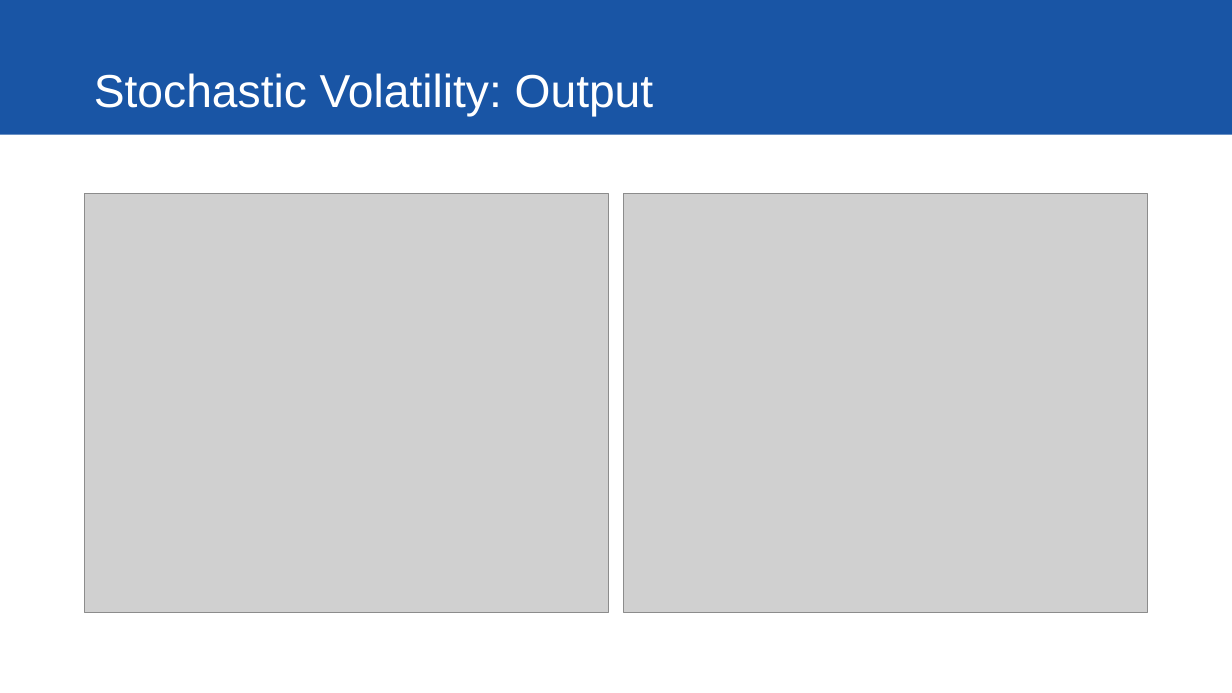
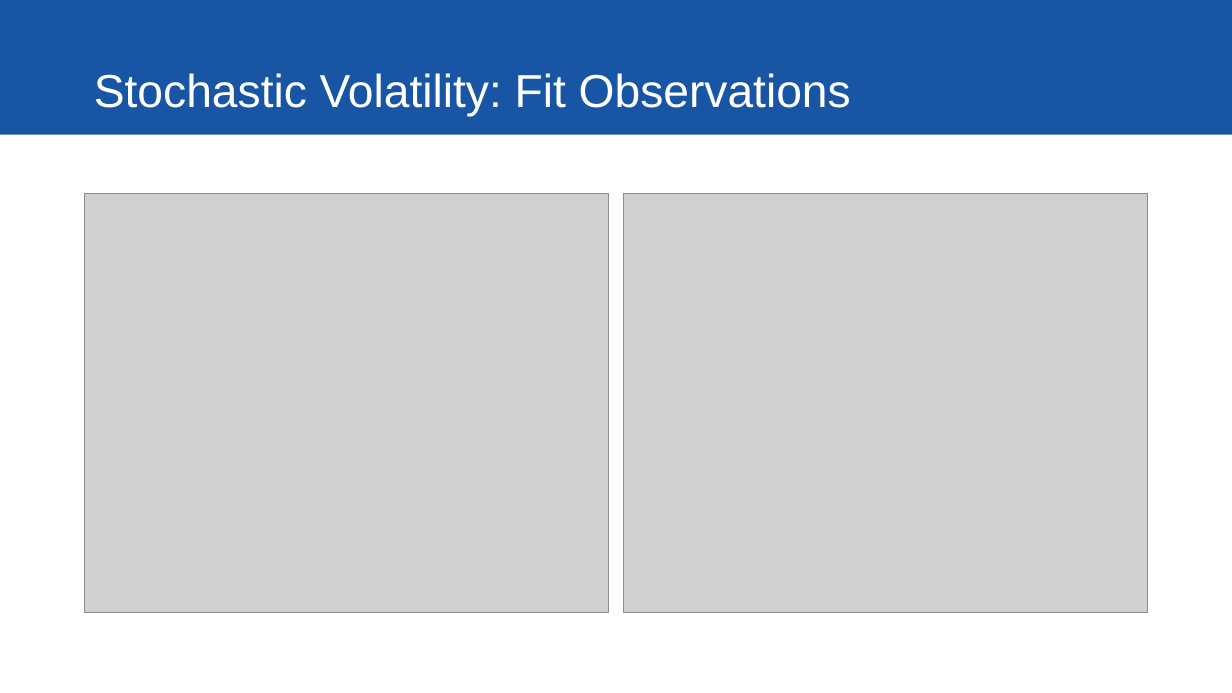
Before and after one commit to ybryan/stat685_distracted_driving, a slide deck: slide 22 of src/presentation/final_presentation.pptx (slide 13 before the commit). Drawn at 1232x693 pixels with LibreOffice and Linux fonts; fonts in the diff are those of the drawing; grey boxes stand for pictures. Boxes give left, top, right and bottom in pixels: in the first picture for what was removed or moved away, otherwise in the second. Text is boxed around its words. In the diff, an @@ line names an element or a change of style, - is before the commit and + after.

```diff
--- a/src/presentation/final_presentation.pptx
+++ b/src/presentation/final_presentation.pptx
@@ title at [94,73,851,117]: text changed @@
-Stochastic Volatility: Output
+Stochastic Volatility: Fit Observations
```
Also in this commit, not shown: 7 other slides changed, 8 slides added, 1 slide removed, 4 other files.
